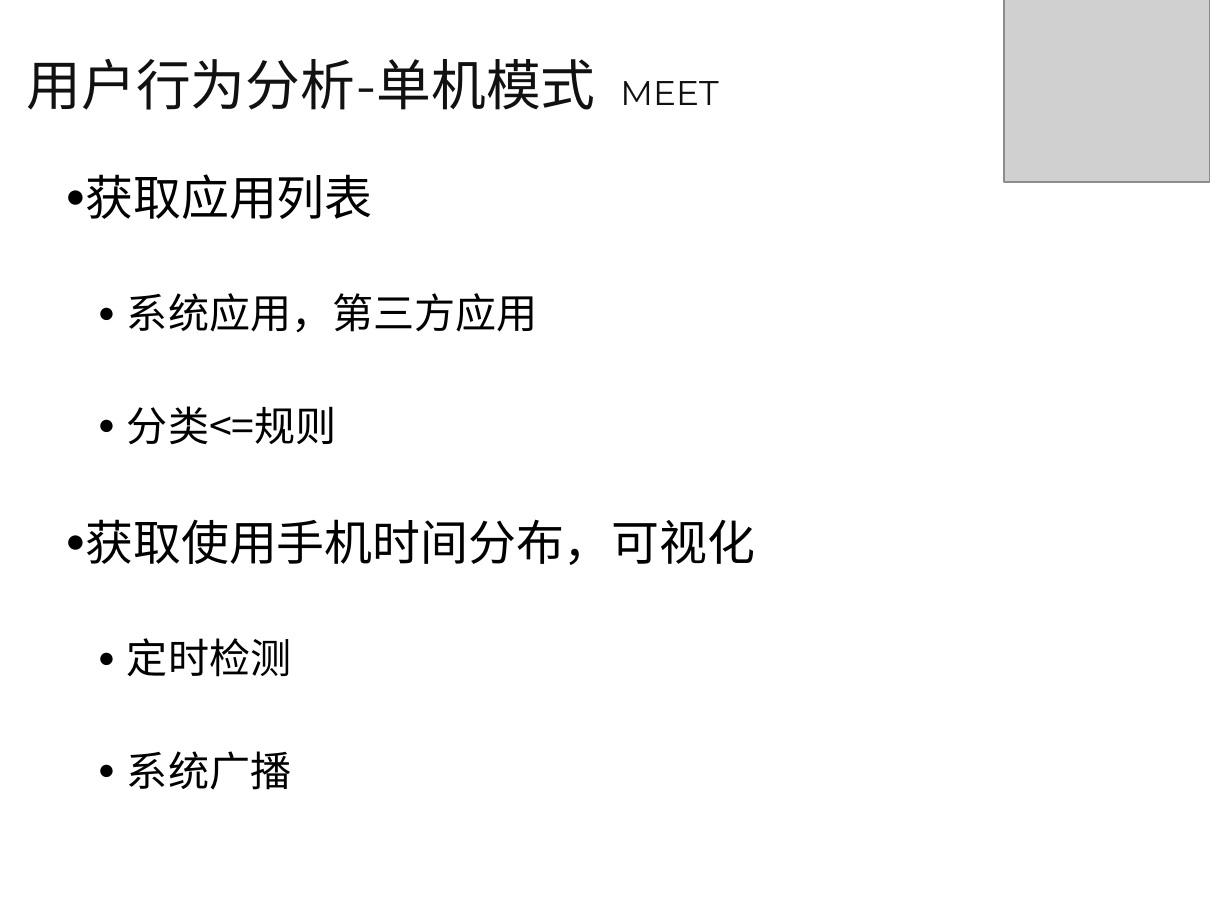
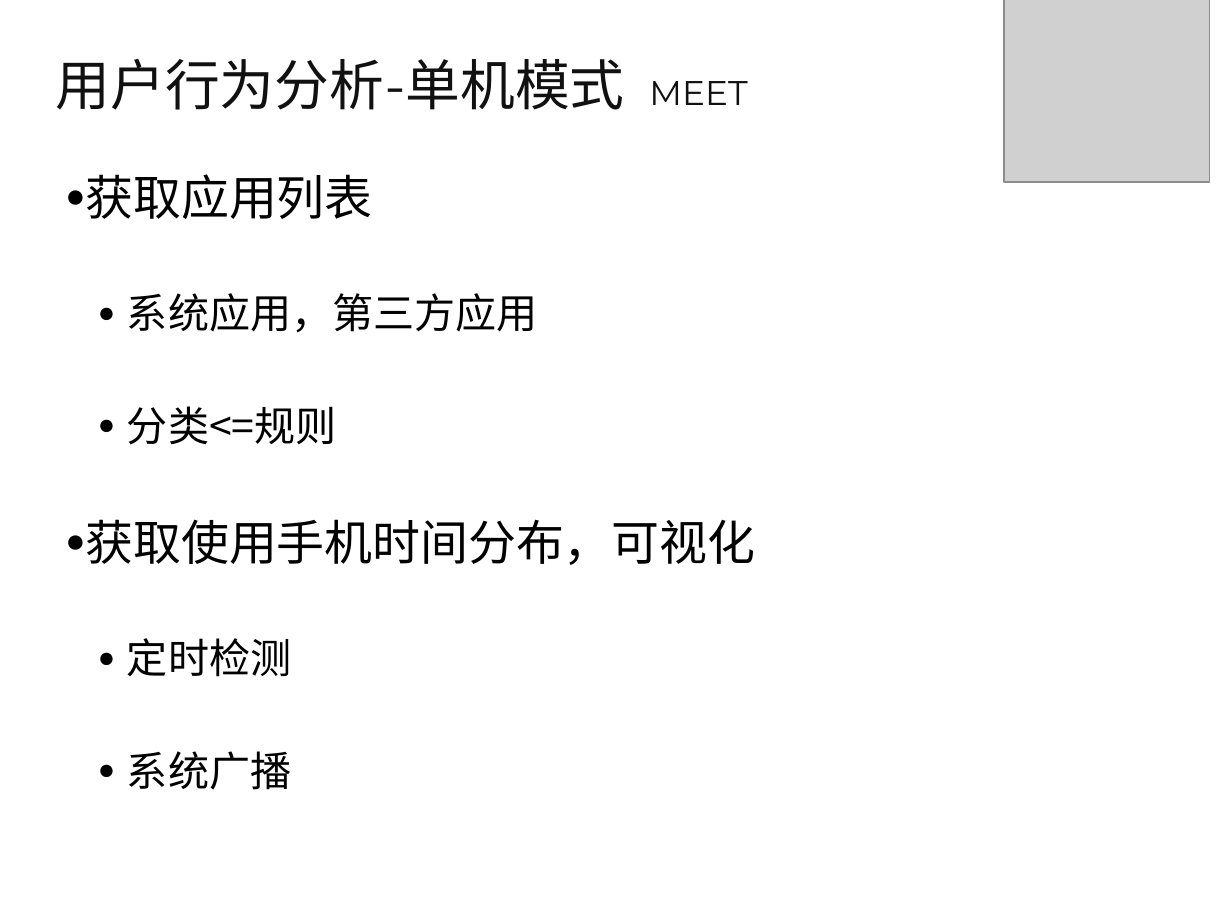
Before and after one commit to qwordy/Meet, a slide deck: slide 18 of doc/高级软件工程中期答辩-第六组.pptx. Drawn at 1232x924 pixels with LibreOffice and Linux fonts; fonts in the diff are those of the drawing; grey boxes stand for pictures; background and template pictures are left out. Boxes give left, top, right and bottom in pixels: in the first picture for what was removed or moved away, otherwise in the second. Text is boxed around its words. In the diff, an @@ line names an element or a change of style, - is before the commit and + after.

```diff
--- a/doc/高级软件工程中期答辩-第六组.pptx
+++ b/doc/高级软件工程中期答辩-第六组.pptx
@@ text "用户行为分析-单机模式 MEET" moved from (x1=27, y1=59, x2=718, y2=110) to (x1=56, y1=59, x2=747, y2=110) @@
```
Also in this commit, not shown: 2 other slides changed, 1 other file.
